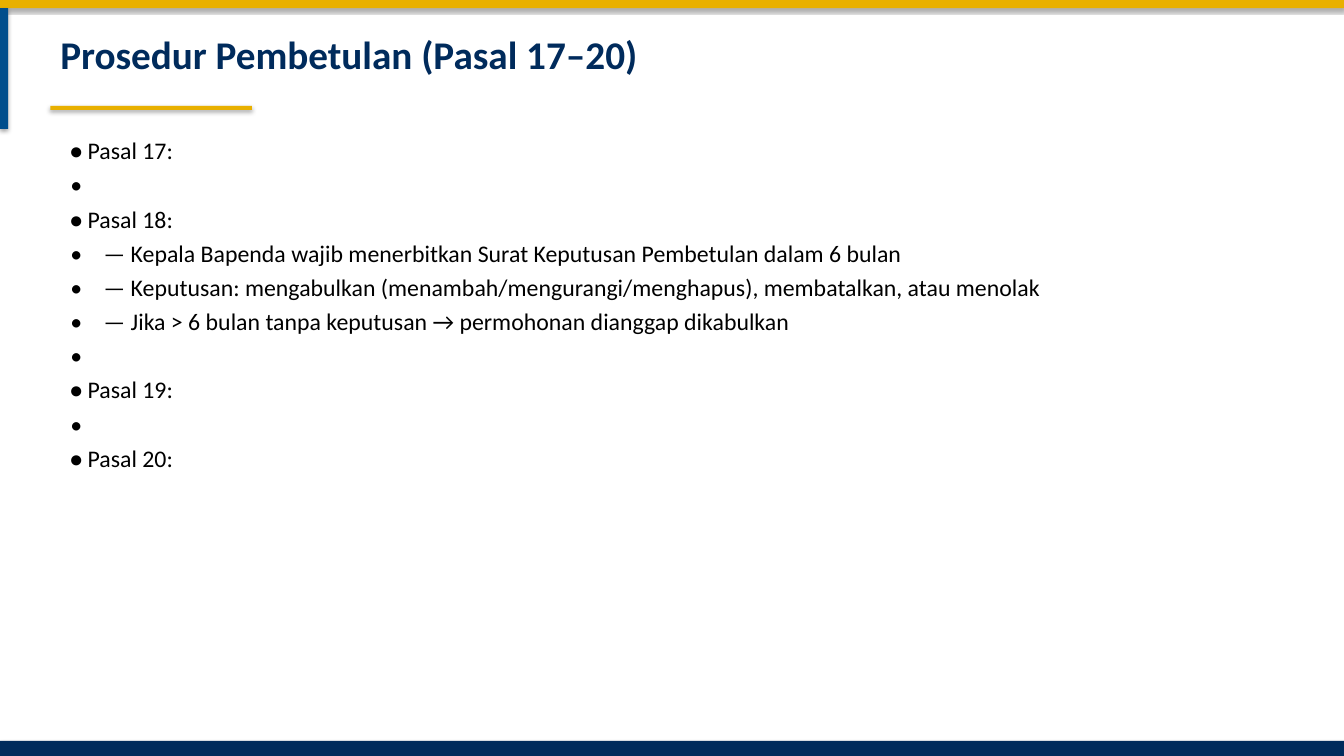
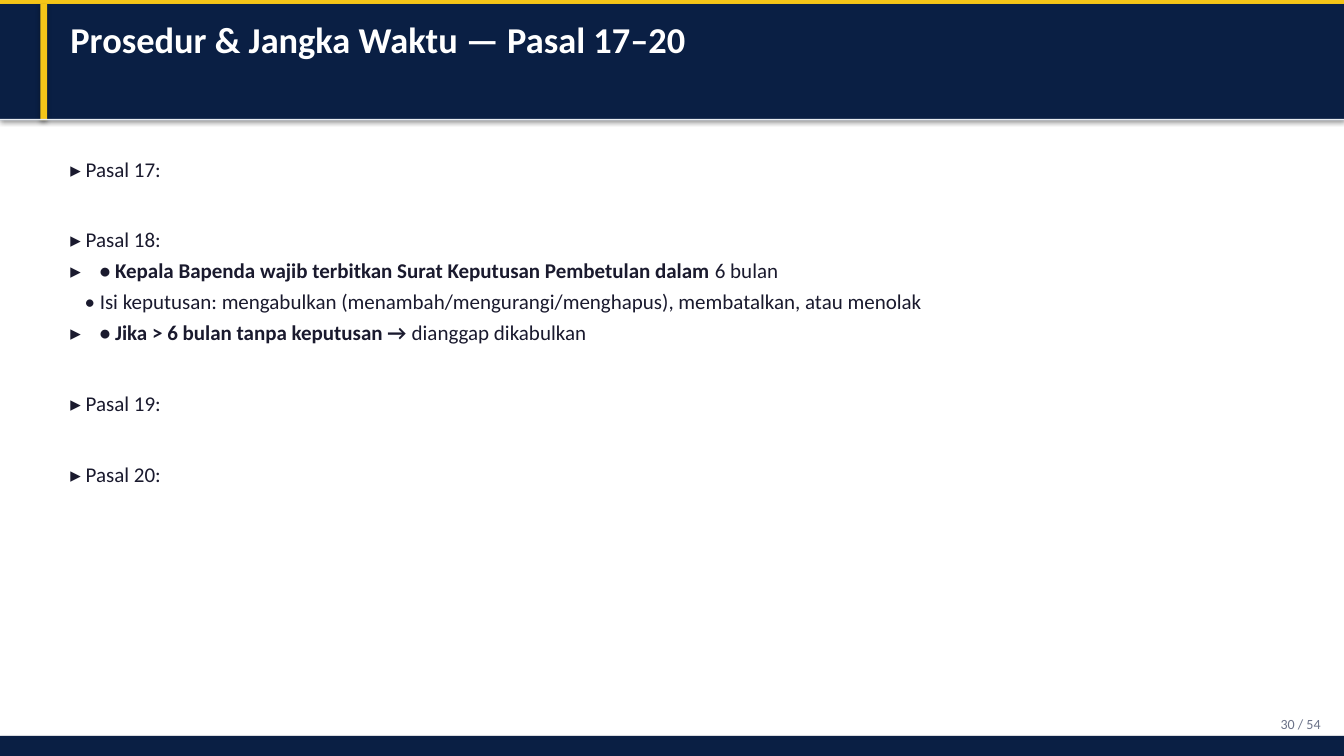
Before and after one commit to rahadiana/coba_ppt, a slide deck: slide 30 of Perwal_Bekasi_51_2024_Pajak_Reklame.pptx (slide 32 before the commit). Drawn at 1344x756 pixels with LibreOffice and Linux fonts; fonts in the diff are those of the drawing. Boxes give left, top, right and bottom in pixels: in the first picture for what was removed or moved away, otherwise in the second. Text is boxed around its words. In the diff, an @@ line names an element or a change of style, - is before the commit and + after.

Commit message:
feat: premium redesign PPT with cards, tables, and modern layout

```diff
--- a/Perwal_Bekasi_51_2024_Pajak_Reklame.pptx
+++ b/Perwal_Bekasi_51_2024_Pajak_Reklame.pptx
@@ rectangle resized from (x1=0, y1=0, x2=1344, y2=8) to (x1=0, y1=0, x2=1344, y2=4) @@
@@ rectangle at (x1=0, y1=0, x2=1344, y2=4): fill #E8B000 to #F5C518 @@
@@ rectangle added at (x1=0, y1=4, x2=1344, y2=120), fill #0A1F44 @@
@@ rectangle resized from (x1=0, y1=8, x2=8, y2=129) to (x1=40, y1=4, x2=47, y2=120) @@
@@ rectangle at (x1=40, y1=4, x2=47, y2=120): fill #004E8C to #F5C518 @@
@@ text at (x1=70, y1=27, x2=685, y2=59): text changed; size 28 to 26 pt; text colour #002B5C to #FFFFFF @@
-Prosedur Pembetulan (Pasal 17–20)
+Prosedur & Jangka Waktu — Pasal 17–20
@@ rectangle added at (x1=0, y1=119, x2=1344, y2=120), fill #E8ECF1 @@
@@ rectangle removed at (x1=50, y1=106, x2=252, y2=110) @@
@@ text at (x1=86, y1=162, x2=922, y2=482): text changed; size 17 to 15 pt; text colour #000000 to #1A1A2E @@
-• Pasal 17:
-•
-• Pasal 18:
-• — Kepala Bapenda wajib menerbitkan Surat Keputusan Pembetulan dalam 6 bulan
-• — Keputusan: mengabulkan (menambah/mengurangi/menghapus), membatalkan, atau menolak
-• — Jika > 6 bulan tanpa keputusan → permohonan dianggap dikabulkan
-•
-• Pasal 19:
-•
-• Pasal 20:
+▸ Pasal 17:
+▸ Pasal 18:
+▸ • Kepala Bapenda wajib terbitkan Surat Keputusan Pembetulan dalam 6 bulan
+• Isi keputusan: mengabulkan (menambah/mengurangi/menghapus), membatalkan, atau menolak
+▸ • Jika > 6 bulan tanpa keputusan → dianggap dikabulkan
+▸ Pasal 19:
+▸ Pasal 20:
@@ rectangle resized from (x1=0, y1=741, x2=1344, y2=756) to (x1=0, y1=736, x2=1344, y2=756) @@
@@ rectangle at (x1=0, y1=736, x2=1344, y2=756): fill #002B5C to #0A1F44 @@
@@ text added at (x1=1281, y1=720, x2=1320, y2=729), 10 pt, text #6B7288 @@
+30 / 54
```
Also in this commit, not shown: 41 other slides changed, 10 slides added, 12 slides removed, 1 other file.
